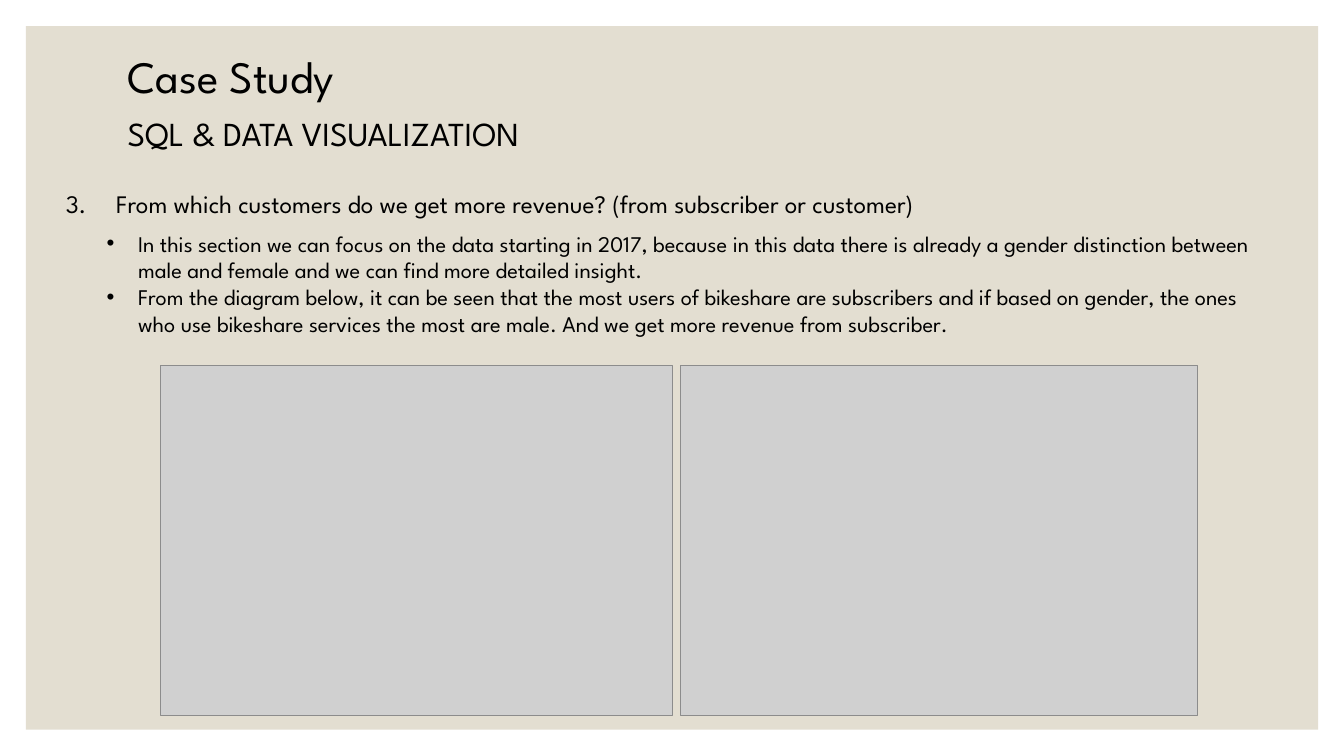
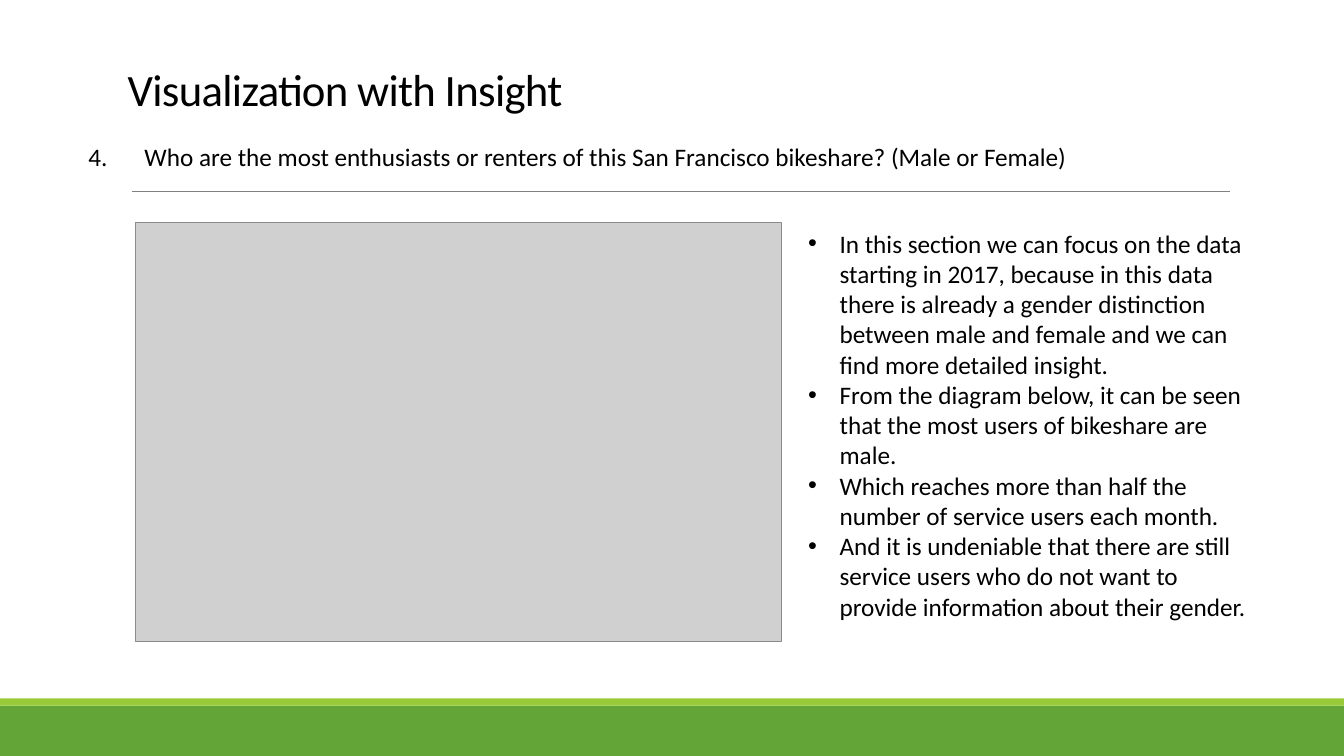
Before and after one commit to damalialutfiani/Assignment1-Data-Analytics-revou, a slide deck: slide 13 of ASSIGNMENT1.pptx (slide 14 before the commit). Drawn at 1344x756 pixels with LibreOffice and Linux fonts; fonts in the diff are those of the drawing; grey boxes stand for pictures. Boxes give left, top, right and bottom in pixels: in the first picture for what was removed or moved away, otherwise in the second. Text is boxed around its words. In the diff, an @@ line names an element or a change of style, - is before the commit and + after.

```diff
--- a/ASSIGNMENT1.pptx
+++ b/ASSIGNMENT1.pptx
@@ rectangle removed at box(26, 26, 1319, 730) @@
@@ title "Visualization with Insight" at box(128, 75, 563, 114): vertical alignment middle to bottom @@
@@ title at box(128, 75, 563, 114): text changed; font League Spartan to Calibri @@
-Case Study
+Visualization with Insight
@@ text added at box(88, 147, 1066, 170), 18 pt, text #000000 @@
+4. Who are the most enthusiasts or renters of this San Francisco bikeshare? (Male or Female)
@@ text removed at box(128, 123, 519, 150) @@
-SQL & DATA VISUALIZATION
@@ text removed at box(66, 195, 913, 219) @@
-3. From which customers do we get more revenue? (from subscriber or customer)
@@ line added from (132, 192) to (1231, 192), #808080 0.5 pt @@
@@ picture: place and size @@
-picture at box(681, 365, 1198, 715)
+picture at box(135, 223, 781, 641)
@@ text "In this section we can ...": place and size @@
-text "In this section we can ..." at box(138, 236, 1249, 337)
+text "In this section we can ..." at box(840, 235, 1245, 621)
@@ text at box(840, 235, 1241, 379): size 16 to 18 pt, font League Spartan to Calibri in "In this section we can focus on ..." @@
@@ picture removed at box(160, 365, 673, 715) @@
@@ text at box(840, 386, 1245, 621): text changed; size 16 to 18 pt; font League Spartan to Calibri @@
-• From the diagram below, it can be seen that the most users of bikeshare are subscribers and if based on gender, the ones who use bikeshare services the most are male. And we get more revenue from subscriber.
+• From the diagram below, it can be seen that the most users of bikeshare are male.
+• Which reaches more than half the number of service users each month.
+• And it is undeniable that there are still service users who do not want to provide information about their gender.
@@ rectangle added at box(0, 706, 1344, 756), fill #63A537 @@
@@ rectangle added at box(0, 699, 1344, 706), fill #99CB38 @@
```
Also in this commit, not shown: 9 other slides changed, 5 slides added, 5 slides removed.
